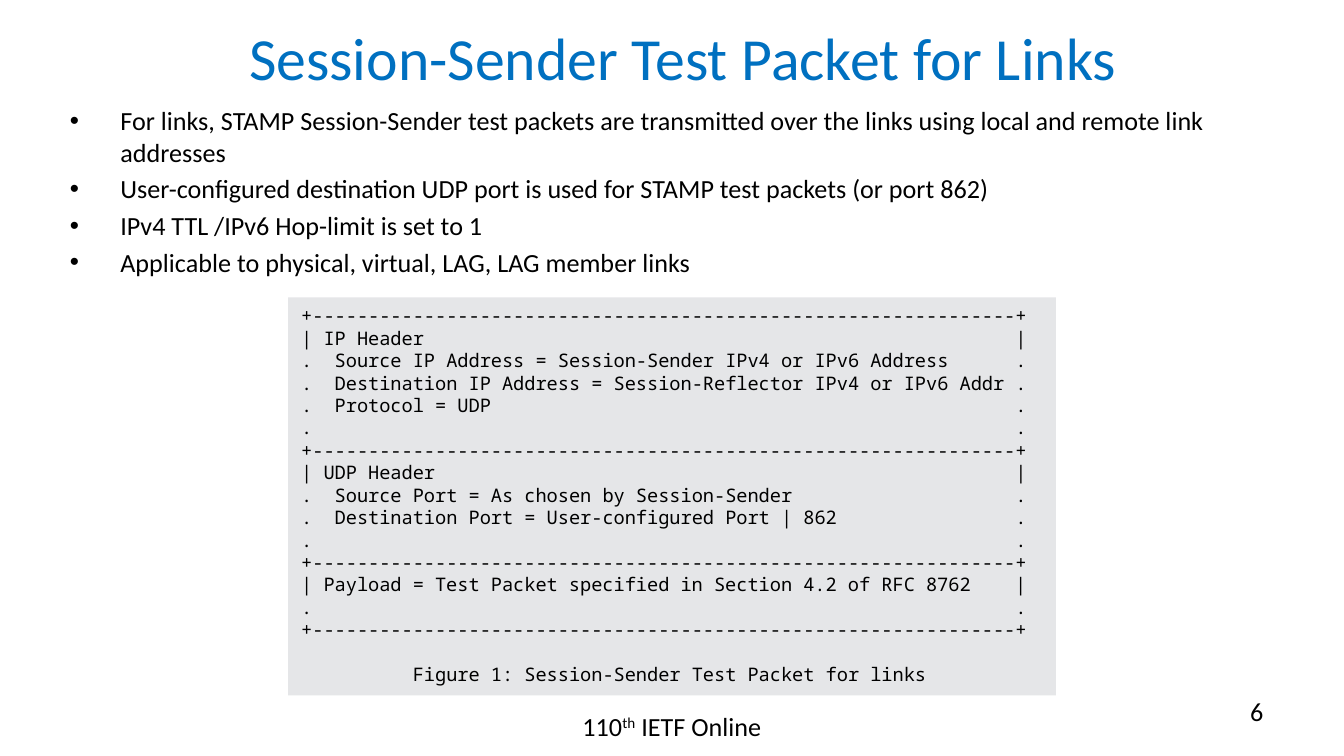
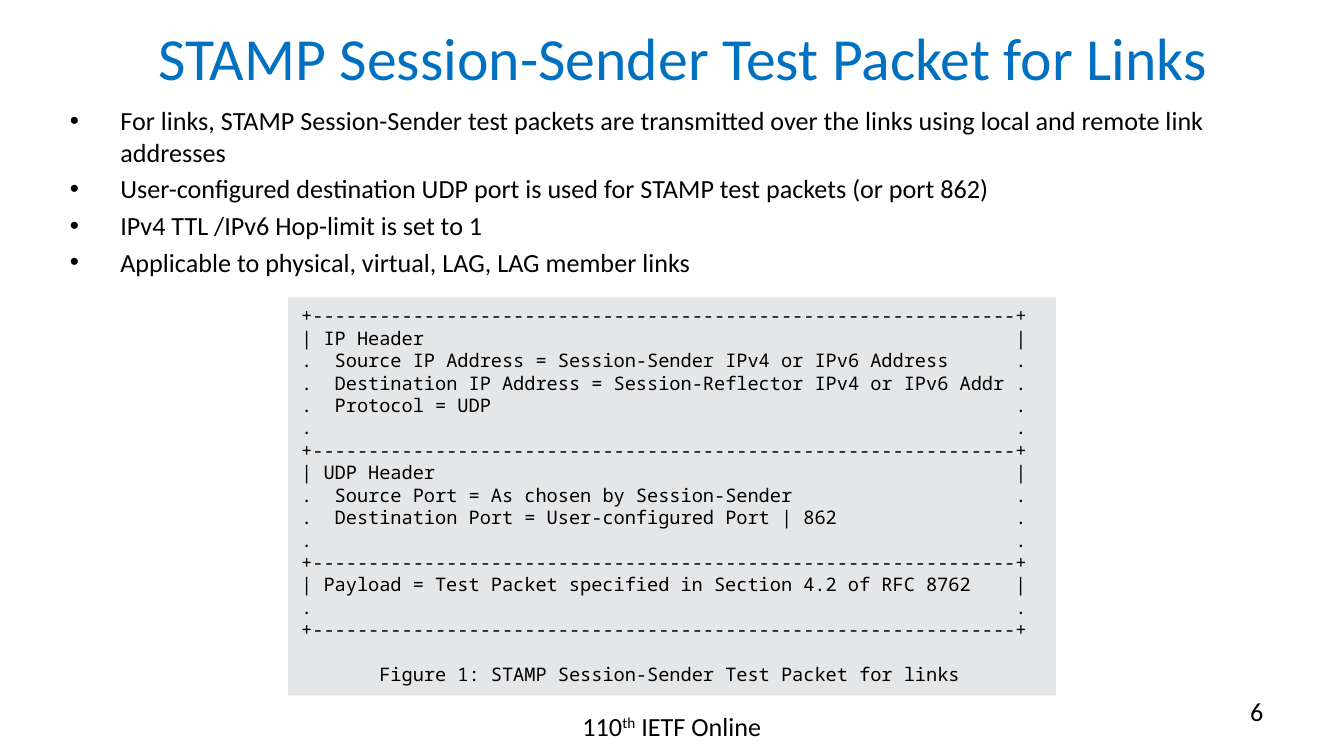
Before and after one commit to rakgandhi/ietf-slides, a slide deck: slide 6 of draft-gandhi-spring-stamp-srpm-05.pptx. Drawn at 1344x756 pixels with LibreOffice and Linux fonts; fonts in the diff are those of the drawing. Boxes give left, top, right and bottom in pixels: in the first picture for what was removed or moved away, otherwise in the second. Text is boxed around its words. In the diff, an @@ line names an element or a change of style, - is before the commit and + after.

```diff
--- a/draft-gandhi-spring-stamp-srpm-05.pptx
+++ b/draft-gandhi-spring-stamp-srpm-05.pptx
@@ title at (x1=158, y1=38, x2=1207, y2=81): text changed @@
-Session-Sender Test Packet for Links
+STAMP Session-Sender Test Packet for Links
@@ text in rectangle at (x1=379, y1=666, x2=960, y2=686): text changed @@
-Figure 1: Session-Sender Test Packet for links
+Figure 1: STAMP Session-Sender Test Packet for links
```
Also in this commit, not shown: 3 other files.
